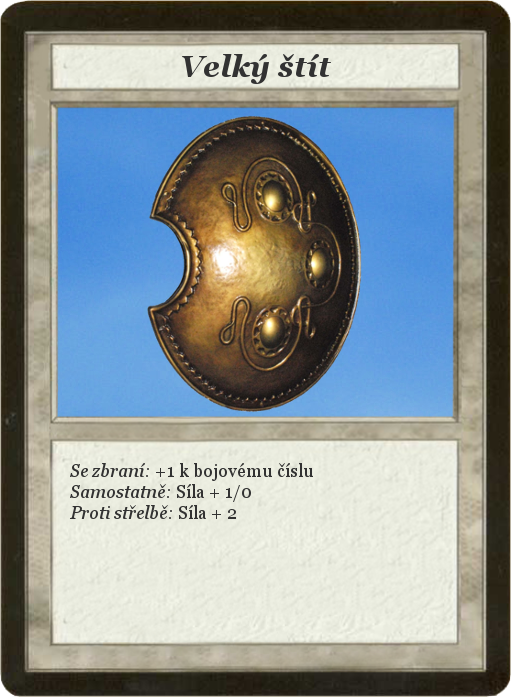
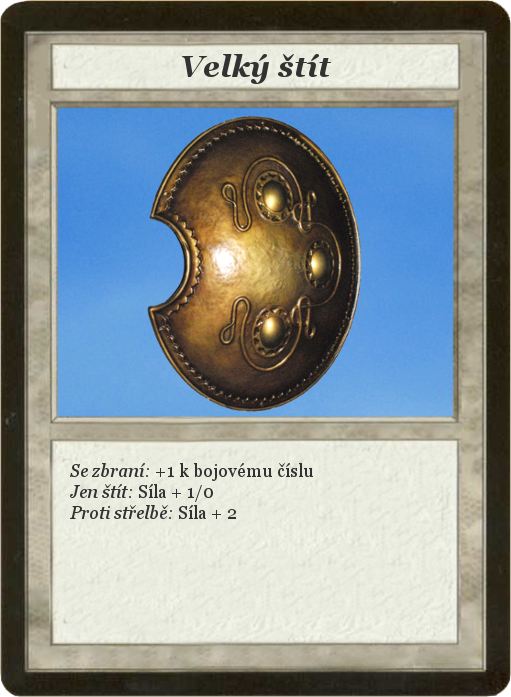
Layers edited between the first and the second 511×697 image:
painted on "Se zbraní: +1 k bojovému číslu..." over [70, 484, 251, 502]
